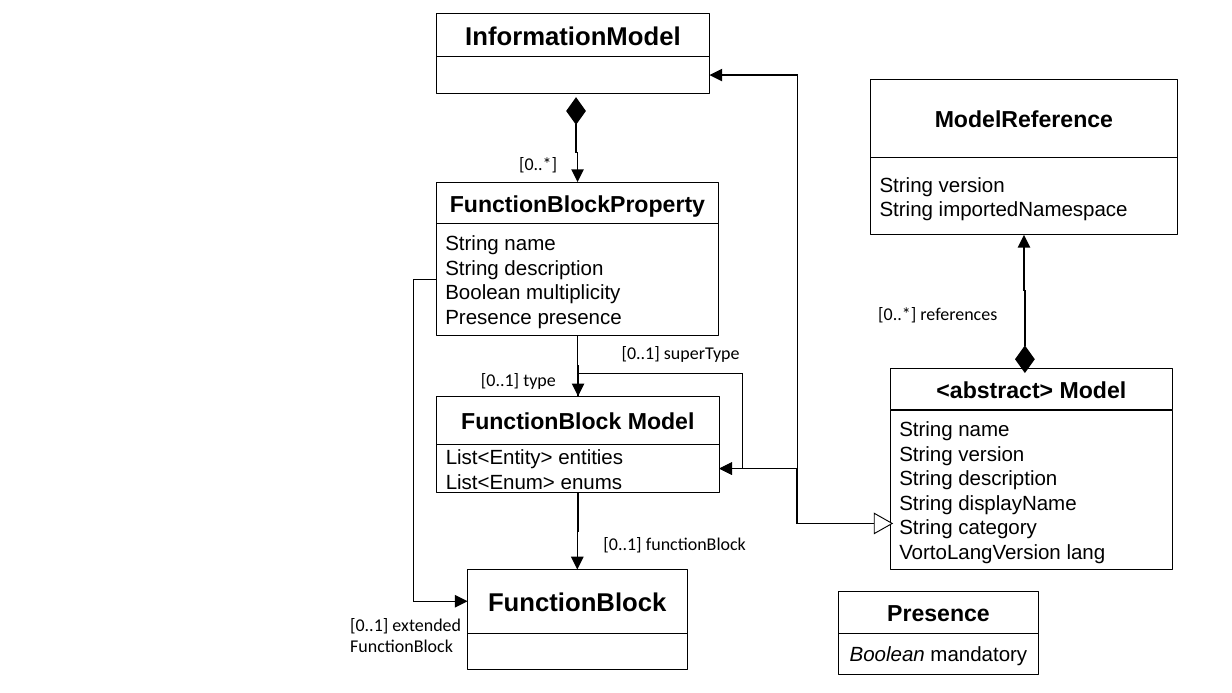
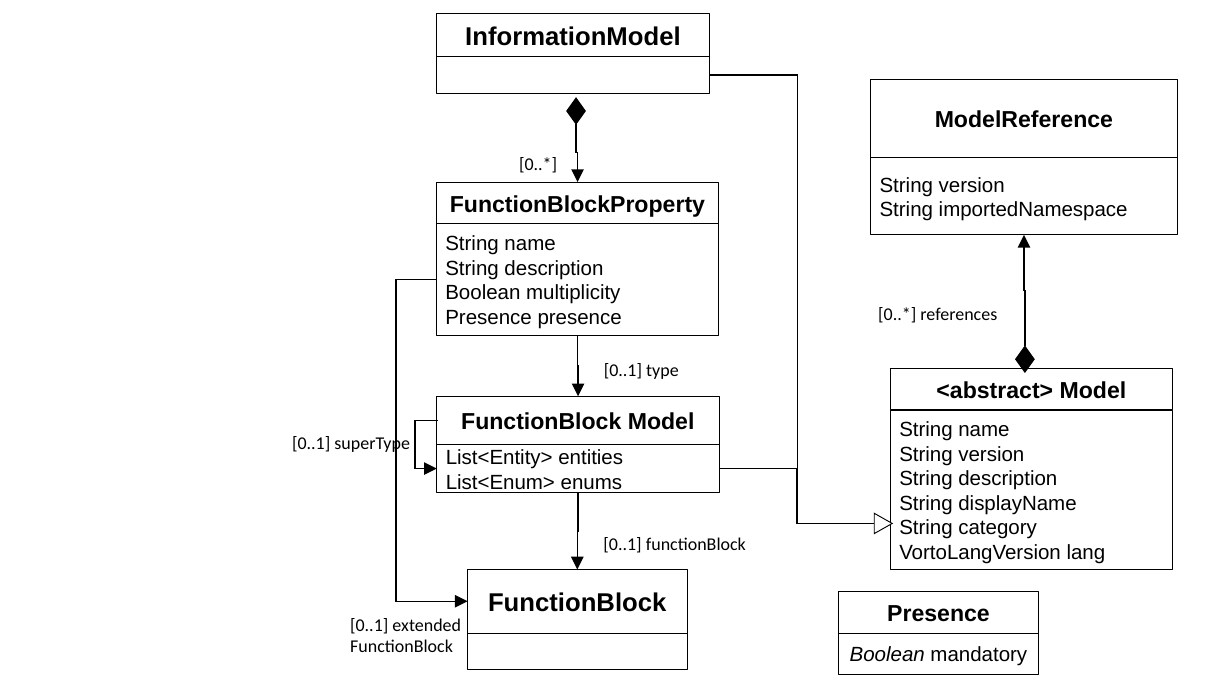
Before and after one commit to derlehner/dt_language_comparison, a slide deck: slide 2 of Figures.pptx. Drawn at 1232x693 pixels with LibreOffice and Linux fonts; fonts in the diff are those of the drawing. Boxes give left, top, right and bottom in pixels: in the first picture for what was removed or moved away, otherwise in the second. Text is boxed around its words. In the diff, an @@ line names an element or a change of style, - is before the commit and + after.

```diff
--- a/Figures.pptx
+++ b/Figures.pptx
@@ elbow arrow (874, 524) - (710, 75): elbow arrow to elbow line @@
@@ elbow arrow (436, 279) - (468, 602): route changed @@
@@ text "[0..1] type": place and size @@
-text "[0..1] type" at [481, 373, 556, 389]
+text "[0..1] type" at [604, 363, 679, 379]
@@ text "[0..1] superType" rewrapped from [622, 346, 740, 362] to [292, 434, 410, 454] @@
@@ elbow arrow moved from (579, 396) - (719, 469) to (438, 421) - (437, 469) @@
@@ elbow arrow (874, 524) - (719, 469): elbow arrow to elbow line @@
```
Also in this commit, not shown: 1 other slide changed, 4 other files.
